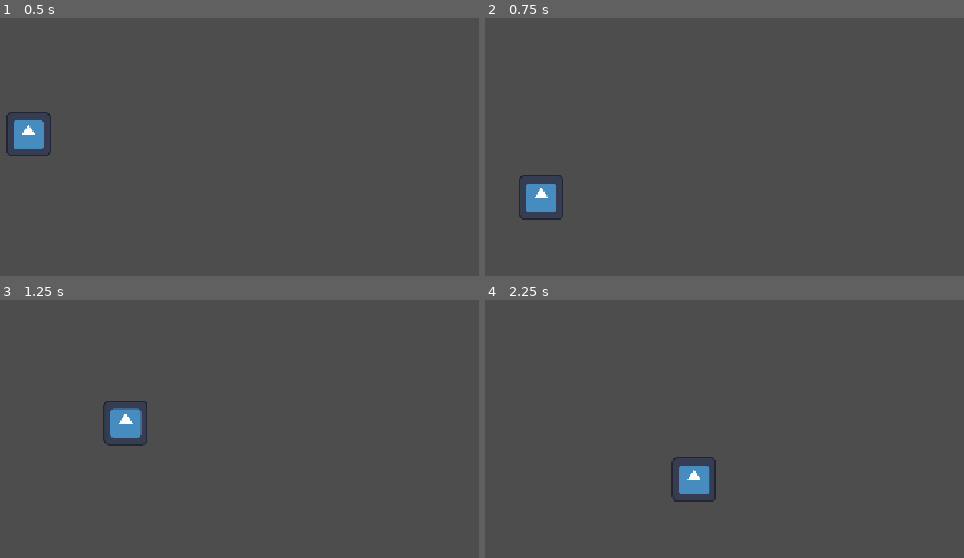
Above: before the commit, frames 1-4 (two rows, left to right).
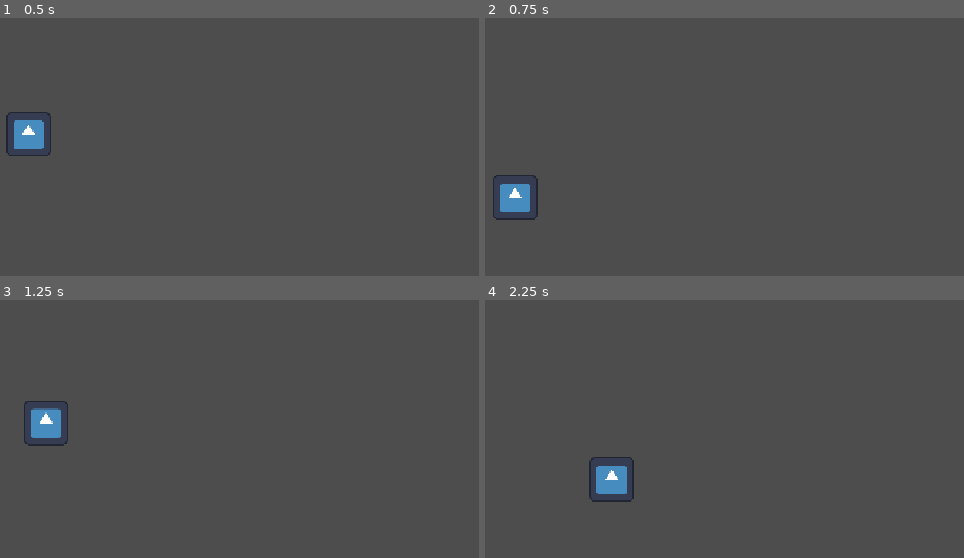
Above: after the commit, the same moments.

Repository: Maxington20/celeste-clone
Game: Godot game, scene res://scenes/levels/test_level.tscn
The game is run twice, just before and just after one commit, with the same random seed, the same clock (stepped at 60 frames per second) and the same inputs. The project has no main scene, so this scene is started directly. The engine's default icon, where the game draws it, is replaced by a stand-in: a white triangle on a blue panel in a dark square.
Inputs:
- Up to frame 1 (0.5 s): no input
- Up to frame 2 (0.75 s): hold D (move_right) from 0.53 s (still down)
- Up to frame 3 (1.25 s): keep holding D (move_right); tap Space (jump) at 0.77 s
- Up to frame 4 (2.25 s): tap Space (jump) at 1.52 s; release D (move_right) at 2.03 s; hold A (move_left) from 2.03 s (still down)

Frame 1 is identical in both runs. In frame 2, 1.4% of the frame differs, in the area x 1-17%, y 60-79%; in frame 3, 1.9%, in the area x 5-31%, y 39-57%; in frame 4, 1.9%.

Commit message:
adjustments to movement.

Diff:
--- a/scenes/player/player.gd
+++ b/scenes/player/player.gd
@@ -4,6 +4,8 @@
 const GRAVITY := 1000.0
 const SPEED := 200.0
 const JUMP_VELOCITY := -400.0
+const ACCELERATION := 100
+const DECELERATION := 100
 
 func _physics_process(delta: float) -> void:
 
@@ -15,6 +17,10 @@
 
 	var direction := Input.get_axis("move_left", "move_right")
 
-	velocity.x = SPEED * direction
+	 ## velocity.x = SPEED * direction
+	if direction != 0:
+		velocity.x = move_toward(velocity.x, direction * SPEED, ACCELERATION * delta)
+	else:
+		velocity.x = move_toward(velocity.x, 0, DECELERATION * delta)
 
 	move_and_slide()
